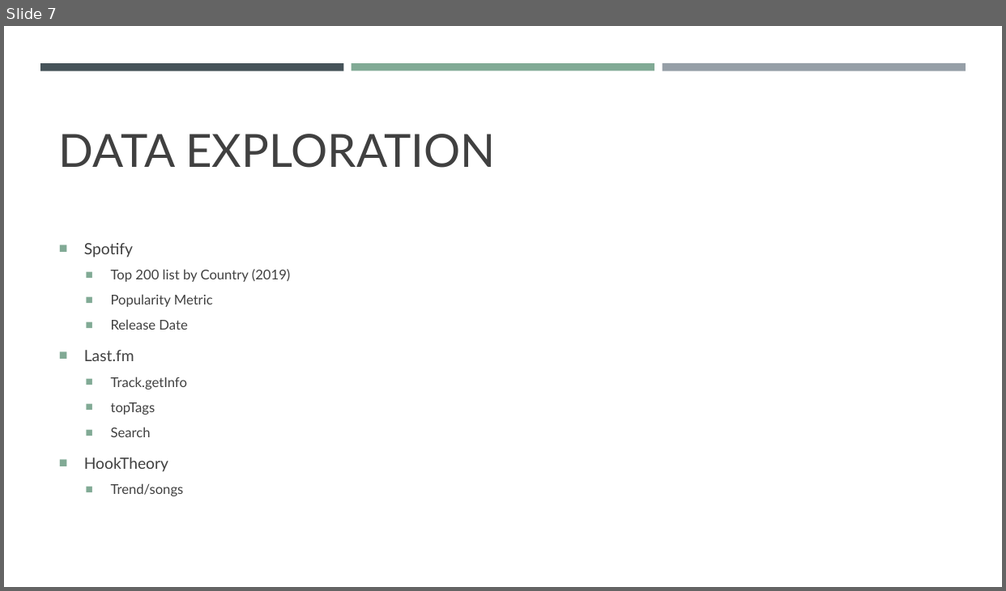
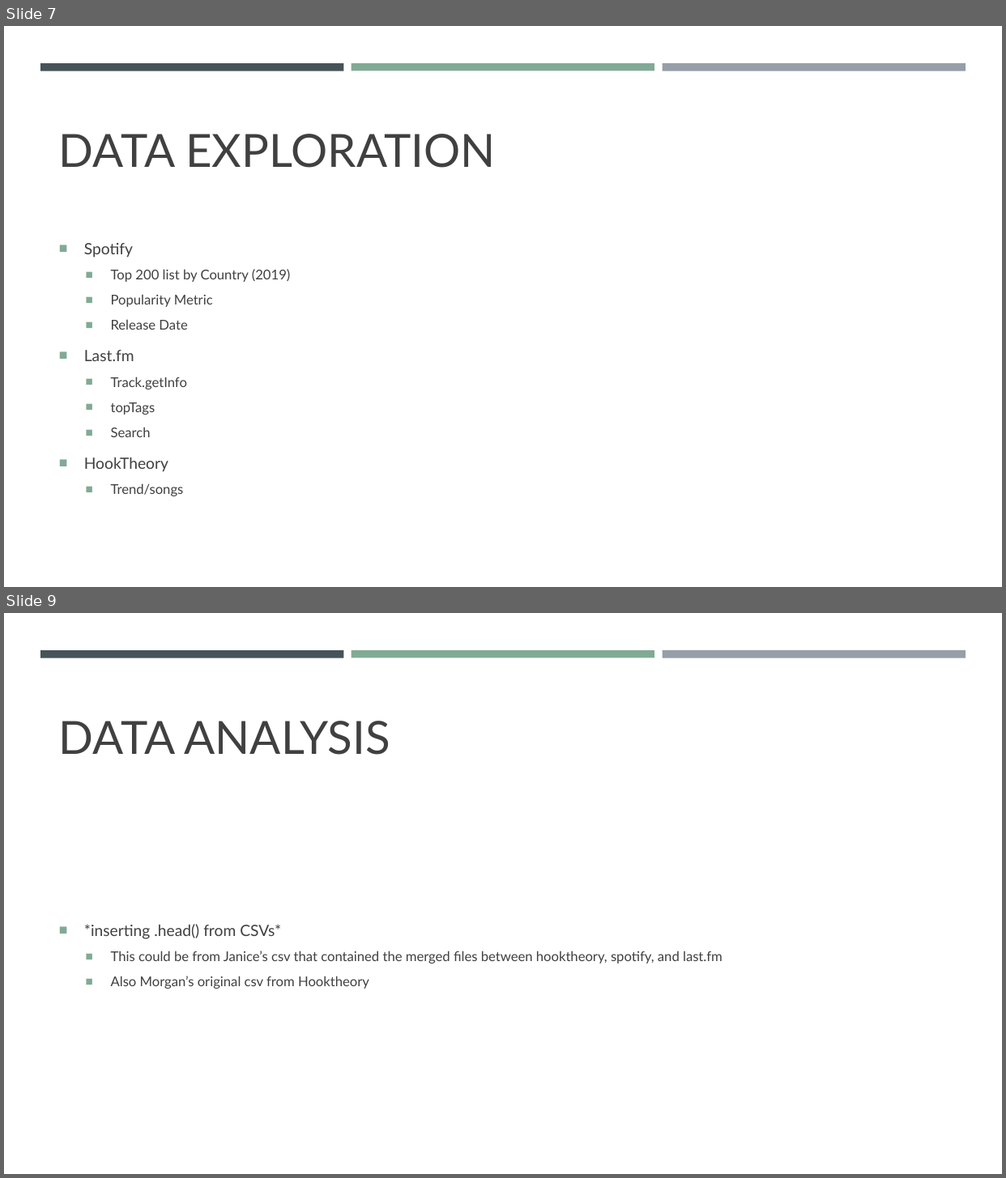
Before and after one commit to 77culhane/GWU_Fall_2019_Project01_The_Geeknd, a slide deck: Musical Chord Progression analysis.pptm. Shown one above the other, each under a label of ours: slide 7 before the commit, slides 7 and 9 after it; the slides between them are not shown. The pictures are 1006x591 and 1006x1178 pixels, drawn with LibreOffice and Linux fonts; fonts in the diff are those of the drawing. Boxes give left, top, right and bottom in pixels: in the first picture for what was removed or moved away, otherwise in the second. Text is boxed around its words. In the diff, an @@ line names an element or a change of style, - is before the commit and + after.

```diff
--- a/Musical Chord Progression analysis.pptm
+++ b/Musical Chord Progression analysis.pptm
@@ slide 9 added at [4,613,1002,1174], background #FFFFFF; not listed: 3 template elements that a slide beside it also shows @@
@@ title added at [59,721,390,755], 44 pt, text #404040 @@
+DATA ANALYSIS
@@ text added at [84,924,722,989], 13 pt, text #404040 @@
+■ *inserting .head() from CSVs*
+  ■ This could be from Janice’s csv that contained the merged files between hooktheory, spotify, and last.fm
+  ■ Also Morgan’s original csv from Hooktheory
```
Also in this commit, not shown: 2 slides changed, 8 other slides added, 1 slide removed.
